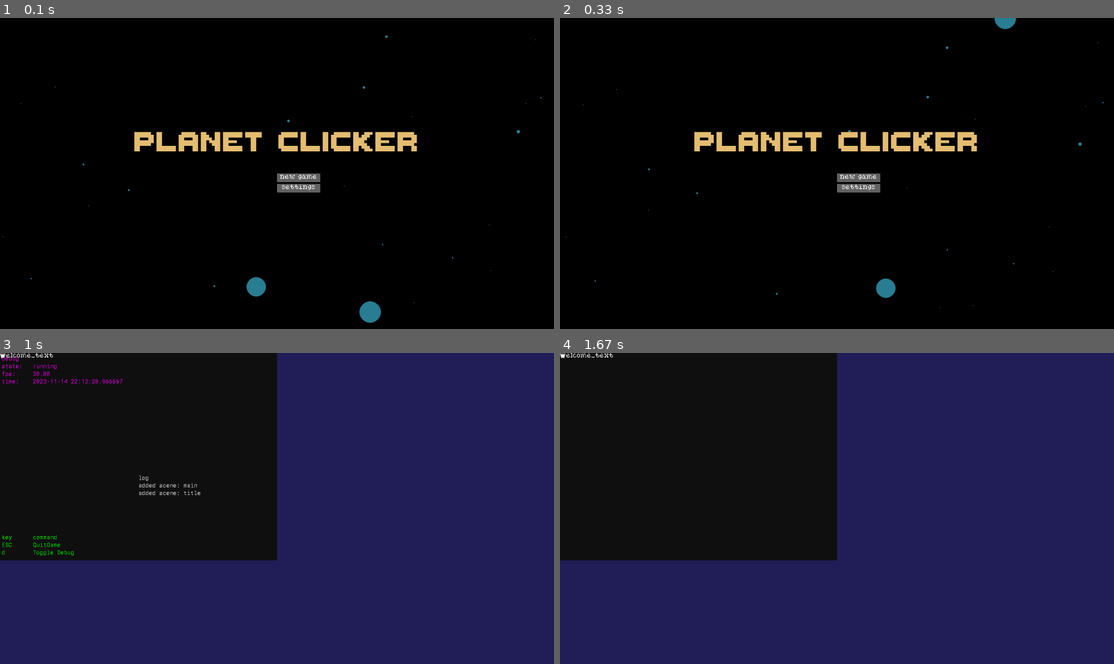
Above: before the commit, frames 1-4 (two rows, left to right).
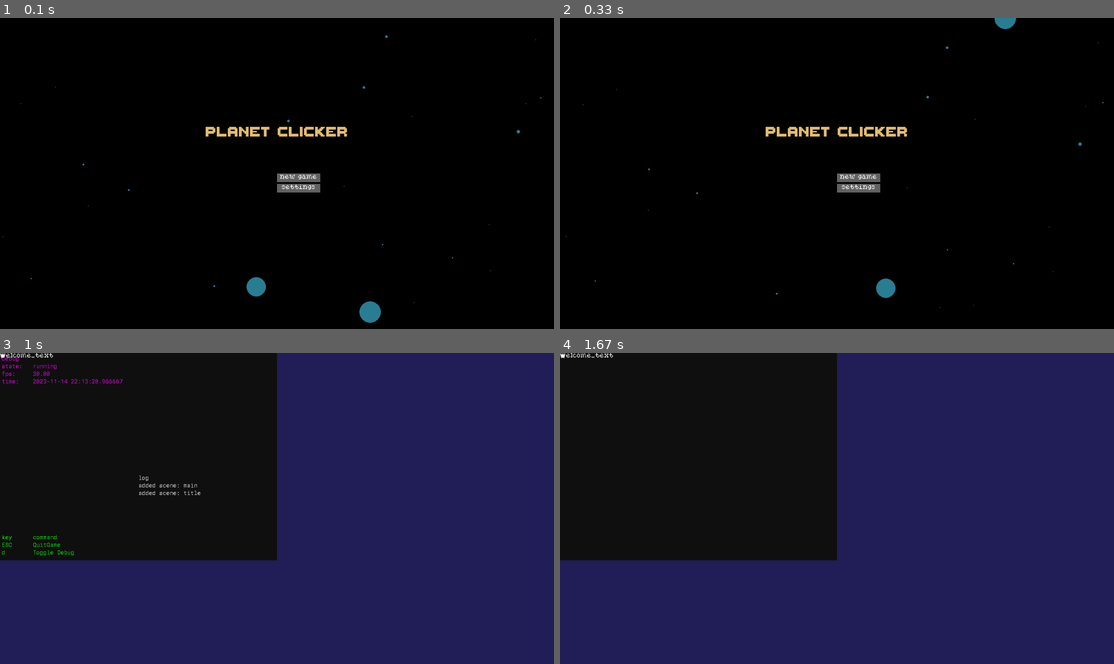
Above: after the commit, the same moments.

Repository: wwafflless/PlanetClicker
Game: pygame game, started from planetclicker/__main__.py
Two runs of this game, one before a commit and one after it. Both use one fixed random seed, a clock stepped at 60 frames per second and the inputs below.
Inputs:
- Up to frame 1 (0.1 s): no input
- Up to frame 2 (0.33 s): no input
- Up to frame 3 (1 s): click "new game" at 0.38 s; tap D at 0.67 s
- Up to frame 4 (1.67 s): tap D at 1 s

The runs differ from the first frame. In frame 1, 2.2% of the frame differs, in the area x 24-76%, y 34-43%; in frame 2, 2.2%; in frame 3, nothing differs; in frame 4, nothing differs.

Commit message:
clean up

Diff:
--- a/planetclicker/font.py
+++ b/planetclicker/font.py
@@ -1,10 +1,7 @@
 from __future__ import annotations
 
 import os
-from dataclasses import dataclass
-import os
-from enum import Enum, StrEnum
-from types import SimpleNamespace
+from enum import StrEnum
 
 import pygame
 from pygame.surface import Surface
@@ -40,7 +37,7 @@
 
 TitleFont = Font(
     font_name=FontEnum.thaleah_fat.value,
-    font_size=128,
+    font_size=64,
 )
 TextFont = Font(
     FontEnum.pixelated_elegance,
--- a/planetclicker/game.py
+++ b/planetclicker/game.py
@@ -1,6 +1,5 @@
-from dataclasses import dataclass
 from datetime import datetime
-from enum import Enum, StrEnum
+from enum import StrEnum
 
 import pygame
 
@@ -8,13 +7,12 @@
 from pygame.locals import *
 from pygame.time import Clock
 
-from planetclicker import color
 from planetclicker.color import Colors
-from planetclicker.command import Command, QuitGame, ToggleDebug
-from planetclicker.font import DebugFont, TextFont, TitleFont
+from planetclicker.command import QuitGame, ToggleDebug
+from planetclicker.font import DebugFont
 from planetclicker.scene.manager import SceneManager
 from planetclicker.scene.title import TitleScene
-from planetclicker.settings import Setting, SettingGroup, default_settings
+from planetclicker.settings import default_settings
 
 GameState = StrEnum("GameState", ["Loading", "Running", "Quitting"])
 
--- a/planetclicker/scene/settings.py
+++ b/planetclicker/scene/settings.py
@@ -1,3 +1,4 @@
+from pygame import Surface
 from planetclicker import Colors
 from planetclicker.font import TextFont
 from planetclicker.scene.scene import Scene
@@ -6,10 +7,6 @@
 class SettingsScene(Scene):
     """
     The settings screen
-    TODO
-    - Volume
-    - Controls
-    - Back
     """
 
     def __init__(self):
@@ -61,9 +58,9 @@
     def update(self):
         pass
 
-    def render(self, screen):
-        screen.fill((0, 0, 0))
-        screen.blit(self.back_text, (100, 50))
-        screen.blit(self.title_text, (100, 100))
+    def render(self, surface: Surface):
+        surface.fill((0, 0, 0))
+        surface.blit(self.back_text, (100, 50))
+        surface.blit(self.title_text, (100, 100))
         for option, (x, y) in self.options:
-            screen.blit(option, (x, y))
+            surface.blit(option, (x, y))
--- a/planetclicker/settings.py
+++ b/planetclicker/settings.py
@@ -1,11 +1,7 @@
 from __future__ import annotations
 
 from dataclasses import dataclass, field
-from numbers import Number
-from types import NoneType, SimpleNamespace, UnionType
-from typing import Dict, List, Optional, Self, Union
-
-from planetclicker.util import singleton
+from types import NoneType
 
 
 @dataclass
